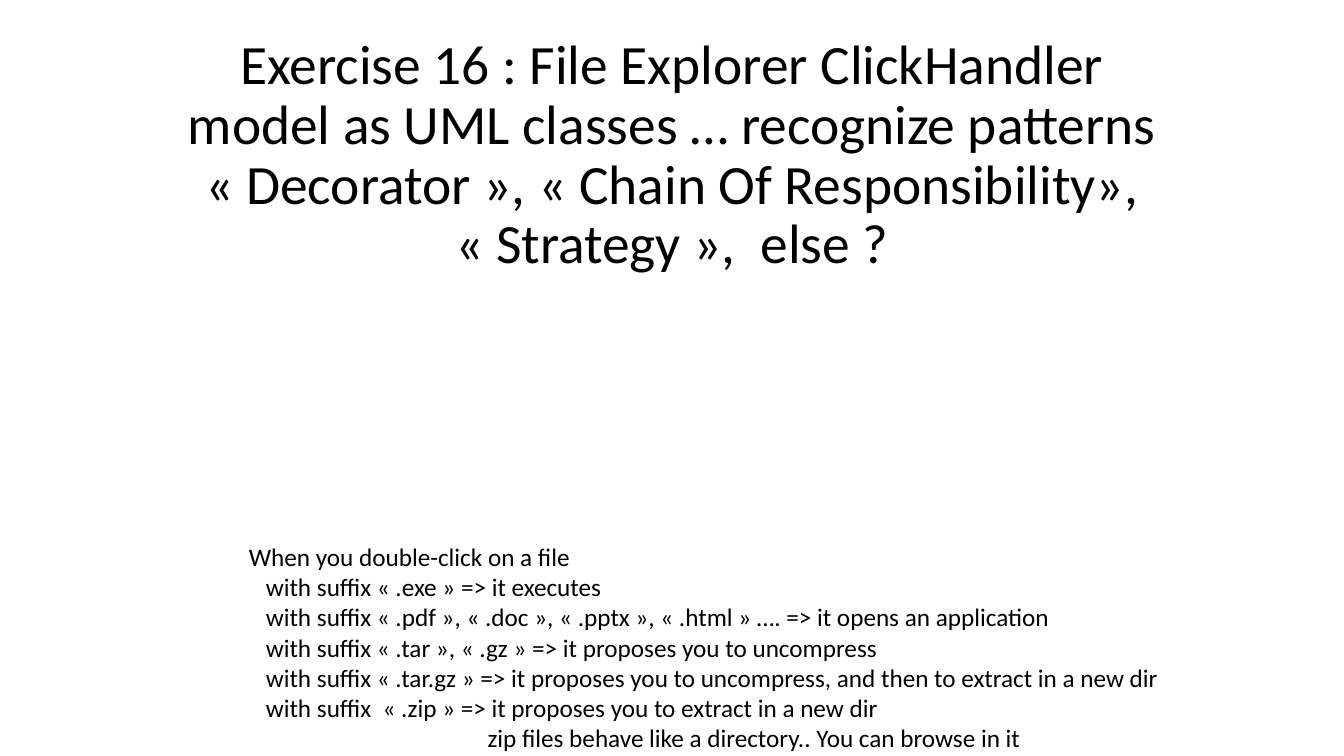
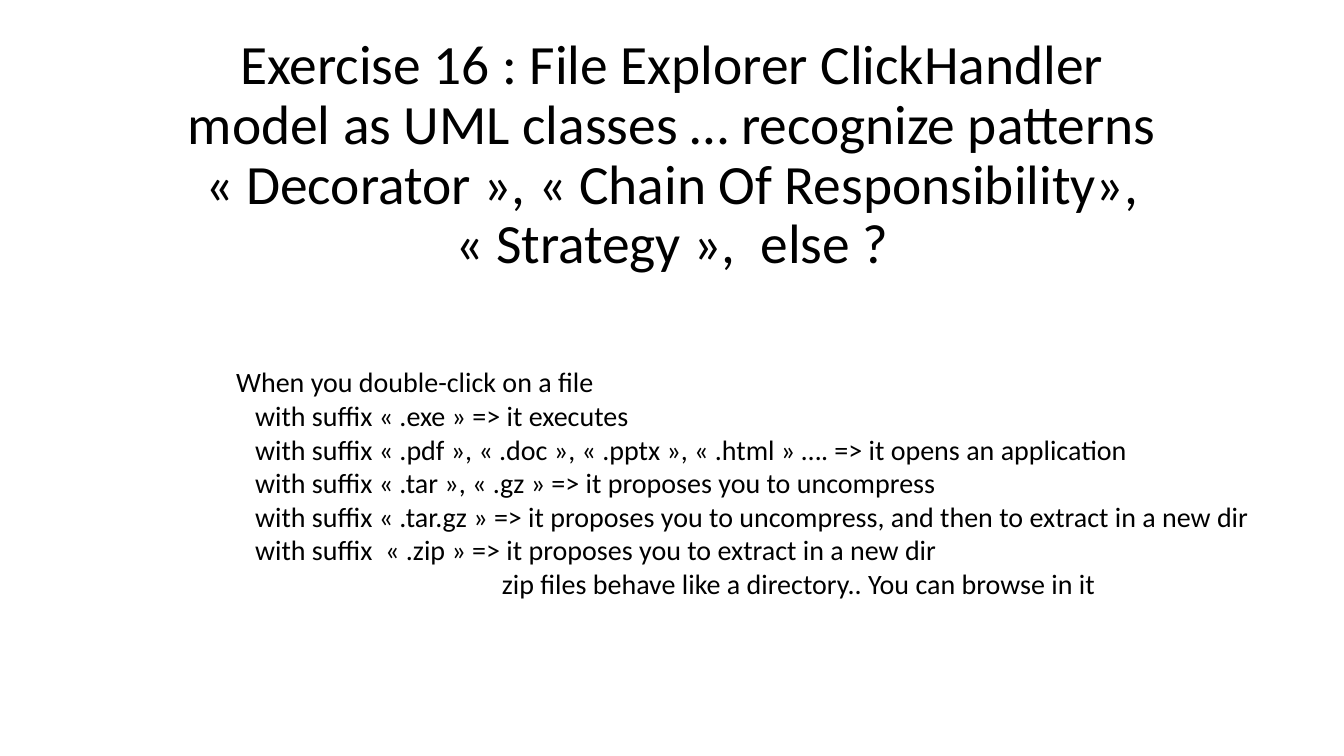
Before and after one commit to Arnaud-Nauwynck/presentations, a slide deck: slide 18 of java/TP-design-patterns/handson-1-design-patterns.pptx. Drawn at 1344x756 pixels with LibreOffice and Linux fonts; fonts in the diff are those of the drawing. Boxes give left, top, right and bottom in pixels: in the first picture for what was removed or moved away, otherwise in the second. Text is boxed around its words. In the diff, an @@ line names an element or a change of style, - is before the commit and + after.

```diff
--- a/java/TP-design-patterns/handson-1-design-patterns.pptx
+++ b/java/TP-design-patterns/handson-1-design-patterns.pptx
@@ text "When you double-click on a ...": place and size @@
-text "When you double-click on a ..." at box(249, 548, 1158, 751)
+text "When you double-click on a ..." at box(236, 372, 1248, 599)
@@ text "When you double-click on a ..." at box(236, 372, 1248, 599): size 18 to 20 pt @@
```
Also in this commit, not shown: 3 other slides changed, 3 other files.
